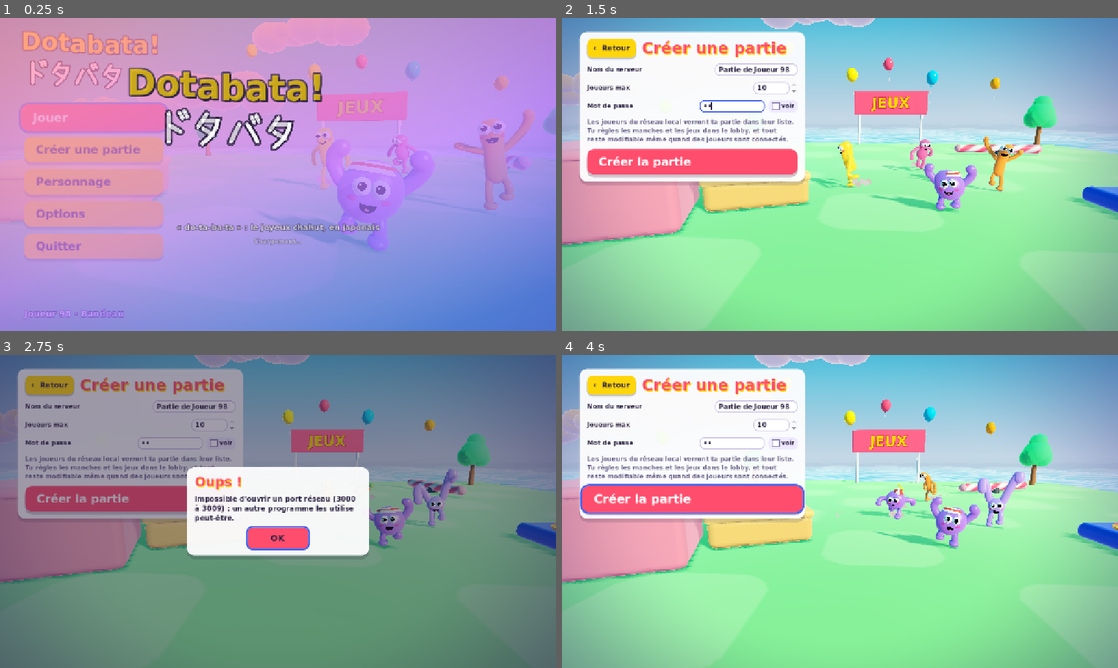
Above: before the commit, frames 1-4 (two rows, left to right).
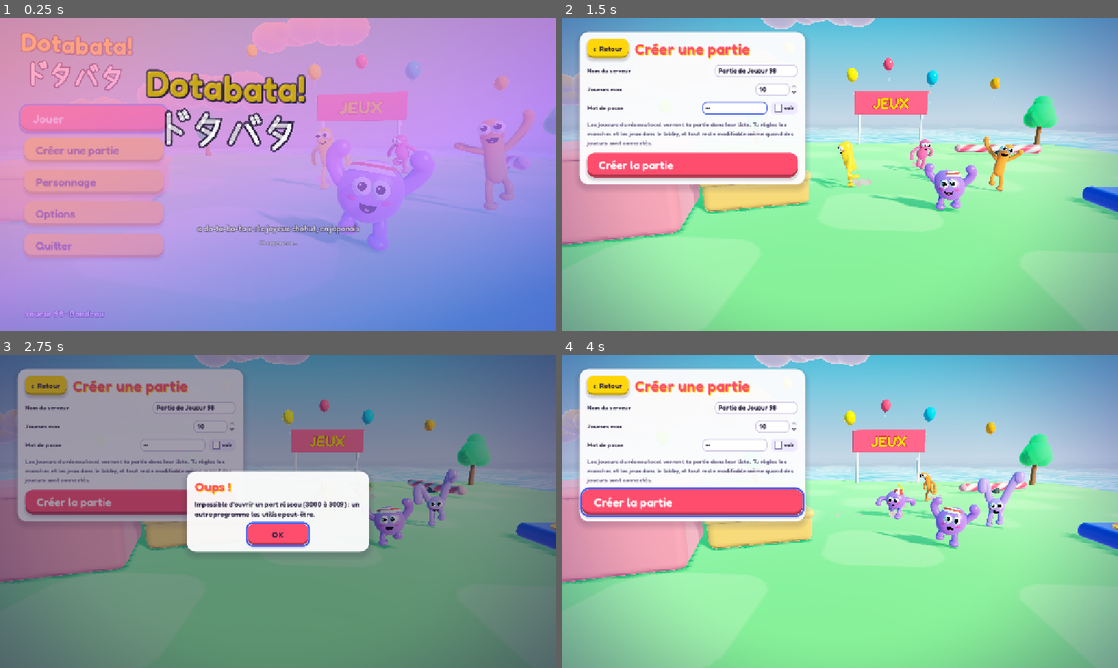
Above: after the commit, the same moments.

Repository: ThomasClouard/dotabata
Game: Godot game, scene res://main.tscn
The game is run twice, just before and just after one commit, with the same random seed, the same clock (stepped at 60 frames per second) and the same inputs.
Inputs (mouse positions are in pixels of both pictures, inside the frame that each line leads up to):
- Up to frame 1 (0.25 s): no input
- Up to frame 2 (1.5 s): click "Créer une partie" at 0.5 s; click (734, 105) at 1.27 s; type "12" at 1.35 s
- Up to frame 3 (2.75 s): click "Créer la partie" at 2 s
- Up to frame 4 (4 s): click "OK" at 2.75 s; tap Enter (ui_accept) at 3.5, 3.77 s; move the mouse to (962, 495) at 3.52 s; hold Right (ui_right) from 3.53 s (still down); tap F at 3.6 s; click (962, 495) at 3.67 s

The runs differ from the first frame. In frame 1, 6.2% of the frame differs, in the area x 3-69%, y 4-96%; in frame 2, 6.5%; in frame 3, 7.7%, in the area x 3-67%, y 4-65%; in frame 4, 6.8%.

Commit message:
Interface plus moderne et animée (refonte visuelle, phase 4)
- police Fredoka (licence OFL, ui/fonts/), graisse 600, polices système en secours pour le japonais
- boutons en relief qui s'enfoncent au clic, écrasement élastique ; cartes plus rondes, ombres douces
- jauges avec reflet ; jauges de vie du mortier avec barre « retard »
- animations : toasts qui tombent en rebondissant, carte centrale en pop, scores en cascade avec
  totaux qui défilent, podium qui apparaît en cascade (UI.pop_in, stagger, count_up)

Co-Authored-By: Claude Opus 5.5 <noreply@anthropic.com>

Diff:
--- a/godot/games/mortar/mortar_client.gd
+++ b/godot/games/mortar/mortar_client.gd
@@ -257,7 +257,7 @@
 	for id: String in hp_order:
 		var p: ClientPlayer = ctx.players[id]
 		var l := UI.label("", 14)
-		var bar := UI.bar(170, 10, Gfx.col(p.color))
+		var bar := UI.lag_bar(170, 12, Gfx.col(p.color))
 		side_box.add_child(l)
 		side_box.add_child(bar)
 		side_rows[id] = {"label": l, "bar": bar}
@@ -485,6 +485,9 @@
 		r.visible = shrinking
 		r.scale = Vector3(zr, 6.0 + sin(t * 6.0) * 2.0, zr)
 
+	for row: Dictionary in side_rows.values():
+		UI.tick_lag(row["bar"], dt)
+
 	# ----- HUD -----
 	hud_timer -= dt
 	if hud_timer < 0.0:
--- a/godot/ui/game_ui.gd
+++ b/godot/ui/game_ui.gd
@@ -245,15 +245,18 @@
 	_toast.text = text
 	if _toast_tween:
 		_toast_tween.kill()
-	_toast.modulate.a = 1.0
+	_toast.modulate.a = 0.0
+	_toast.offset_top = 40
 	_toast_tween = create_tween()
+	_toast_tween.tween_property(_toast, "offset_top", 74.0, 0.35).set_trans(Tween.TRANS_BACK).set_ease(Tween.EASE_OUT)
+	_toast_tween.parallel().tween_property(_toast, "modulate:a", 1.0, 0.15)
 	_toast_tween.tween_interval(seconds)
 	_toast_tween.tween_property(_toast, "modulate:a", 0.0, 0.25)
 
 
 # ---------- voile central ----------
 
-func _fill_overlay(children: Array, width := 440.0) -> void:
+func _fill_overlay(children: Array, width := 440.0) -> VBoxContainer:
 	_tab = ""  # la carte centrale ne montre plus les réglages de la partie
 	_overlay_card.custom_minimum_size.x = width
 	for c in _overlay_card.get_children():
@@ -265,6 +268,8 @@
 		v.add_child(c)
 	_overlay_card.add_child(v)
 	overlay.visible = true
+	UI.pop_in(_overlay_card, 0.0, 0.85, 0.3)
+	return v
 
 
 func hide_overlay() -> void:
@@ -407,12 +412,14 @@
 		var pts := UI.label("+%d" % int(r["points"]) if r else "", 15, UI.ACCENT2)
 		pts.custom_minimum_size.x = 40
 		pts.horizontal_alignment = HORIZONTAL_ALIGNMENT_RIGHT
-		var tot := UI.label(str(int(rows[i][1])), 17)
+		var tot := UI.label("", 17)
+		UI.count_up(tot, int(rows[i][1]) - (int(r["points"]) if r else 0), int(rows[i][1]), 0.35 + i * 0.07, 0.6)
 		tot.custom_minimum_size.x = 40
 		tot.horizontal_alignment = HORIZONTAL_ALIGNMENT_RIGHT
 		kids.append(_table_row([_rank_label(i), UI.dot(Gfx.col(int(p["color"]))), name_l, res_l, pts, tot], id == my_id))
 	kids.append(UI.small("Direction le podium…" if m["last"] else "Prochaine manche dans quelques secondes…"))
-	_fill_overlay(kids)
+	# les lignes arrivent l'une après l'autre
+	UI.stagger(_fill_overlay(kids), 0.07, 0.15)
 
 
 ## Classement final ; renvoie les identifiants dans l'ordre du podium.
@@ -437,6 +444,9 @@
 	if host:
 		v.add_child(UI.button("Retour au lobby", "big", func() -> void: to_lobby_pressed.emit()))
 	side.add_child(v)
+	UI.pop_in(top, 0.2, 0.4, 0.45)
+	UI.pop_in(side, 0.4, 0.8)
+	UI.stagger(v, 0.08, 0.6)
 
 
 # ---------- lobby ----------
--- a/godot/ui/ui.gd
+++ b/godot/ui/ui.gd
@@ -25,9 +25,21 @@
 	return s
 
 
+## Bouton « en relief » : un rebord plus foncé dessous, qui disparaît quand on appuie (le bouton s'enfonce).
+static func relief(bg: Color, radius := 14, pad_x := 14, pad_y := 8, pressed := false) -> StyleBoxFlat:
+	var s := sbox(bg, radius, pad_x, pad_y)
+	s.border_color = bg.darkened(0.28)
+	s.border_width_bottom = 1 if pressed else 5
+	s.content_margin_top += 4 if pressed else 0
+	s.shadow_color = Color(INK.r, INK.g, INK.b, 0.18 if not pressed else 0.1)
+	s.shadow_size = 6 if not pressed else 2
+	s.shadow_offset = Vector2(0, 4 if not pressed else 1)
+	return s
+
+
 static func _shadow(s: StyleBoxFlat, dy: float, alpha: float) -> StyleBoxFlat:
 	s.shadow_color = Color(INK.r, INK.g, INK.b, alpha)
-	s.shadow_size = 1
+	s.shadow_size = int(dy * 2.0)
 	s.shadow_offset = Vector2(0, dy)
 	return s
 
@@ -35,9 +47,16 @@
 static func init_theme() -> void:
 	if theme:
 		return
-	var f := SystemFont.new()
-	f.font_names = PackedStringArray(["Trebuchet MS", "Segoe UI", "Verdana", "sans-serif"])
-	f.font_weight = 700
+	# Fredoka (ronde et grasse, licence OFL : ui/fonts/OFL.txt), épaisseur 600 ; les caractères qu'elle n'a pas
+	# (japonais du logo, symboles) viennent des polices du système
+	var sys := SystemFont.new()
+	sys.font_names = PackedStringArray(["Segoe UI", "Yu Gothic UI", "Meiryo", "Trebuchet MS", "sans-serif"])
+	sys.font_weight = 700
+	var ff: FontFile = load("res://ui/fonts/Fredoka.ttf")
+	ff.fallbacks = [sys]
+	var f := FontVariation.new()
+	f.base_font = ff
+	f.variation_opentype = {TextServerManager.get_primary_interface().name_to_tag("wght"): 600}
 	font = f
 	Gfx.font = f
 	var t := Theme.new()
@@ -46,13 +65,12 @@
 
 	t.set_color("font_color", "Label", INK)
 	t.set_color("default_color", "RichTextLabel", INK)
-	t.set_stylebox("panel", "PanelContainer", _shadow(sbox(CARD, 18, 18, 16), 8, 0.18))
-
-	var normal := _shadow(sbox(YELLOW), 4, 0.25)
-	var hover := _shadow(sbox(YELLOW.lightened(0.25)), 4, 0.25)
-	var pressed := _shadow(sbox(YELLOW.darkened(0.06)), 1, 0.25)
-	pressed.content_margin_top += 3
-	pressed.content_margin_bottom -= 3
+	t.set_stylebox("panel", "PanelContainer", _shadow(sbox(CARD, 22, 18, 16), 7, 0.16))
+
+	var normal := relief(YELLOW)
+	var hover := relief(YELLOW.lightened(0.22))
+	hover.border_color = YELLOW.darkened(0.28)
+	var pressed := relief(YELLOW.darkened(0.04), 14, 14, 8, true)
 	var disabled := sbox(Color("#e6e3ee"))
 	t.set_stylebox("normal", "Button", normal)
 	t.set_stylebox("hover", "Button", hover)
@@ -118,8 +136,8 @@
 	t.set_icon("unchecked_disabled", "CheckBox", box_off)
 	t.set_icon("checked_disabled", "CheckBox", box_on)
 
-	t.set_stylebox("background", "ProgressBar", sbox(Color("#dddddd"), 6, 0, 0))
-	t.set_stylebox("fill", "ProgressBar", sbox(Color("#70e000"), 6, 0, 0))
+	t.set_stylebox("background", "ProgressBar", sbox(Color(INK.r, INK.g, INK.b, 0.14), 8, 0, 0))
+	t.set_stylebox("fill", "ProgressBar", sbox(Color("#70e000"), 8, 0, 0))
 	theme = t
 
 
@@ -205,20 +223,19 @@
 	b.text = text
 	b.focus_mode = Control.FOCUS_NONE
 	b.mouse_default_cursor_shape = Control.CURSOR_POINTING_HAND
+	squash_on_press(b)
 	if kind == "small":
 		for st in ["normal", "hover", "pressed", "disabled"]:
 			var s: StyleBoxFlat = theme.get_stylebox(st, "Button").duplicate()
 			s.content_margin_left = 10
 			s.content_margin_right = 10
-			s.content_margin_top = 3 if st != "pressed" else 6
-			s.content_margin_bottom = 3 if st != "pressed" else 0
+			s.content_margin_top = 3 if st != "pressed" else 7
+			s.content_margin_bottom = 3
 			b.add_theme_stylebox_override(st, s)
 	elif kind == "big":
 		for st in ["normal", "hover", "pressed"]:
-			var s: StyleBoxFlat = theme.get_stylebox(st, "Button").duplicate()
-			s.bg_color = ACCENT if st != "hover" else ACCENT.lightened(0.15)
-			s.content_margin_top = 12 if st != "pressed" else 15
-			s.content_margin_bottom = 12 if st != "pressed" else 9
+			var s := relief(ACCENT.lightened(0.12) if st == "hover" else ACCENT, 16, 14, 12, st == "pressed")
+			s.border_color = ACCENT.darkened(0.3)
 			b.add_theme_stylebox_override(st, s)
 		for c in ["font_color", "font_hover_color", "font_pressed_color", "font_hover_pressed_color"]:
 			b.add_theme_color_override(c, Color.WHITE)
@@ -243,13 +260,10 @@
 		if st == "focus":
 			s = focus_ring(16)
 		else:
-			s.bg_color = base.lightened(0.18) if st == "hover" else (base.darkened(0.06) if st == "pressed" else base)
-			s.set_corner_radius_all(16)
-			s.content_margin_left = 26
-			s.content_margin_right = 26
-			s.content_margin_top = 13 if st != "pressed" else 16
-			s.content_margin_bottom = 13 if st != "pressed" else 10
-			s.shadow_offset = Vector2(0, 6 if st != "pressed" else 2)
+			s = relief(base.lightened(0.18) if st == "hover" else base, 18, 26, 12, st == "pressed")
+			s.border_color = base.darkened(0.3)
+			s.border_width_bottom = 7 if st != "pressed" else 2
+			s.content_margin_top = 12 if st != "pressed" else 17
 		b.add_theme_stylebox_override(st, s)
 	var fc := Color.WHITE if accent else INK
 	for c in ["font_color", "font_hover_color", "font_pressed_color", "font_focus_color", "font_hover_pressed_color"]:
@@ -326,9 +340,9 @@
 	b.max_value = 1.0
 	b.step = 0.0
 	b.custom_minimum_size = Vector2(width, height)
-	var fill := sbox(color, 6, 0, 0)
-	fill.border_color = Color(0, 0, 0, 0.18)
-	fill.set_border_width_all(1)
+	var fill := sbox(color, 8, 0, 0)
+	fill.border_color = color.lightened(0.35)
+	fill.border_width_top = int(maxf(1.0, height * 0.25))  # reflet clair en haut de la jauge
 	b.add_theme_stylebox_override("fill", fill)
 	b.mouse_filter = Control.MOUSE_FILTER_IGNORE
 	return b
@@ -347,3 +361,79 @@
 
 static func hex(c: int) -> String:
 	return "#%06x" % c
+
+
+# ---------- animations ----------
+
+## Apparition « pop » : le contrôle grossit depuis `from` avec un rebond, en fondu, après `delay` secondes.
+## Le pivot est pris au centre au moment où l'animation démarre (la taille est alors connue).
+static func pop_in(c: Control, delay := 0.0, from := 0.6, dur := 0.32) -> void:
+	c.modulate.a = 0.0
+	c.scale = Vector2.ONE * from
+	var tw := c.create_tween()
+	tw.tween_interval(delay)
+	tw.tween_callback(func() -> void: c.pivot_offset = c.size / 2.0)
+	tw.tween_property(c, "scale", Vector2.ONE, dur).set_trans(Tween.TRANS_BACK).set_ease(Tween.EASE_OUT)
+	tw.parallel().tween_property(c, "modulate:a", 1.0, dur * 0.5)
+
+
+## Fait apparaître les enfants d'un conteneur l'un après l'autre.
+static func stagger(parent: Node, step := 0.06, delay := 0.1, from := 0.8) -> void:
+	var i := 0
+	for c in parent.get_children():
+		if c is Control:
+			pop_in(c, delay + i * step, from, 0.28)
+			i += 1
+
+
+## Nombre qui défile de `a` à `b` dans un Label (`fmt` : format avec un %d).
+static func count_up(l: Label, a: int, b: int, delay := 0.0, dur := 0.6, fmt := "%d") -> void:
+	l.text = fmt % a
+	if a == b:
+		return
+	var tw := l.create_tween()
+	tw.tween_interval(delay)
+	tw.tween_method(func(v: float) -> void: l.text = fmt % roundi(v), float(a), float(b), dur).set_trans(Tween.TRANS_QUAD).set_ease(Tween.EASE_OUT)
+
+
+## Petit écrasement d'un bouton au clic.
+static func squash_on_press(b: Button) -> void:
+	b.button_down.connect(func() -> void:
+		b.pivot_offset = b.size / 2.0
+		var tw := b.create_tween()
+		tw.tween_property(b, "scale", Vector2(1.06, 0.92), 0.06)
+		tw.tween_property(b, "scale", Vector2.ONE, 0.25).set_trans(Tween.TRANS_ELASTIC).set_ease(Tween.EASE_OUT))
+
+
+## Jauge avec barre « retard » : quand la valeur baisse, une barre claire reste un instant derrière puis la
+## rattrape (on voit ce qu'on vient de perdre). Appeler `tick_lag` à chaque image.
+static func lag_bar(width: float, height: float, color: Color) -> ProgressBar:
+	var b := bar(width, height, color)
+	b.add_theme_stylebox_override("background", StyleBoxEmpty.new())
+	var lag := ProgressBar.new()
+	lag.name = "retard"
+	lag.show_percentage = false
+	lag.max_value = 1.0
+	lag.step = 0.0
+	lag.value = 1.0
+	lag.show_behind_parent = true
+	lag.set_anchors_preset(Control.PRESET_FULL_RECT)
+	lag.mouse_filter = Control.MOUSE_FILTER_IGNORE
+	lag.add_theme_stylebox_override("fill", sbox(Color("#ffffff"), 8, 0, 0))
+	b.add_child(lag)
+	b.set_meta("hold", 0.0)
+	return b
+
+
+static func tick_lag(b: ProgressBar, dt: float) -> void:
+	var lag: ProgressBar = b.get_node_or_null("retard")
+	if lag == null:
+		return
+	if b.value >= lag.value:
+		lag.value = b.value
+		b.set_meta("hold", 0.45)
+		return
+	var hold: float = b.get_meta("hold", 0.0) - dt
+	b.set_meta("hold", hold)
+	if hold < 0.0:
+		lag.value = maxf(b.value, lag.value - dt * 0.5)
Binary file added: godot/ui/fonts/Fredoka.ttf
Not shown, added: godot/ui/fonts/Fredoka.ttf.import
Not shown, added: godot/ui/fonts/OFL.txt
